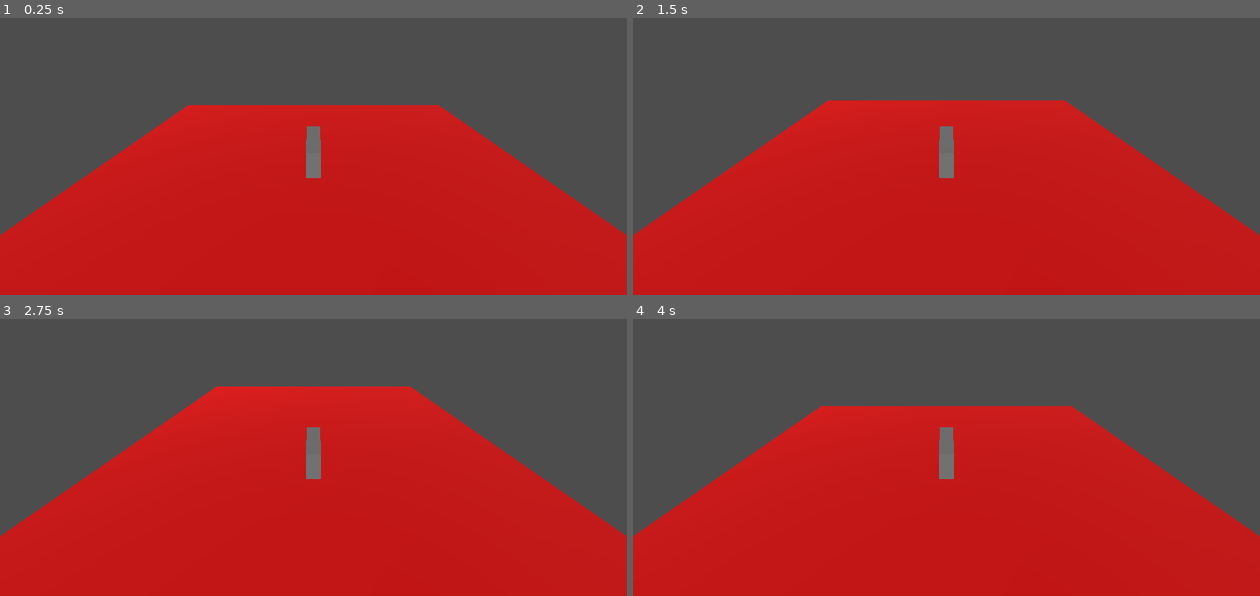
Above: before the commit, frames 1-4 (two rows, left to right).
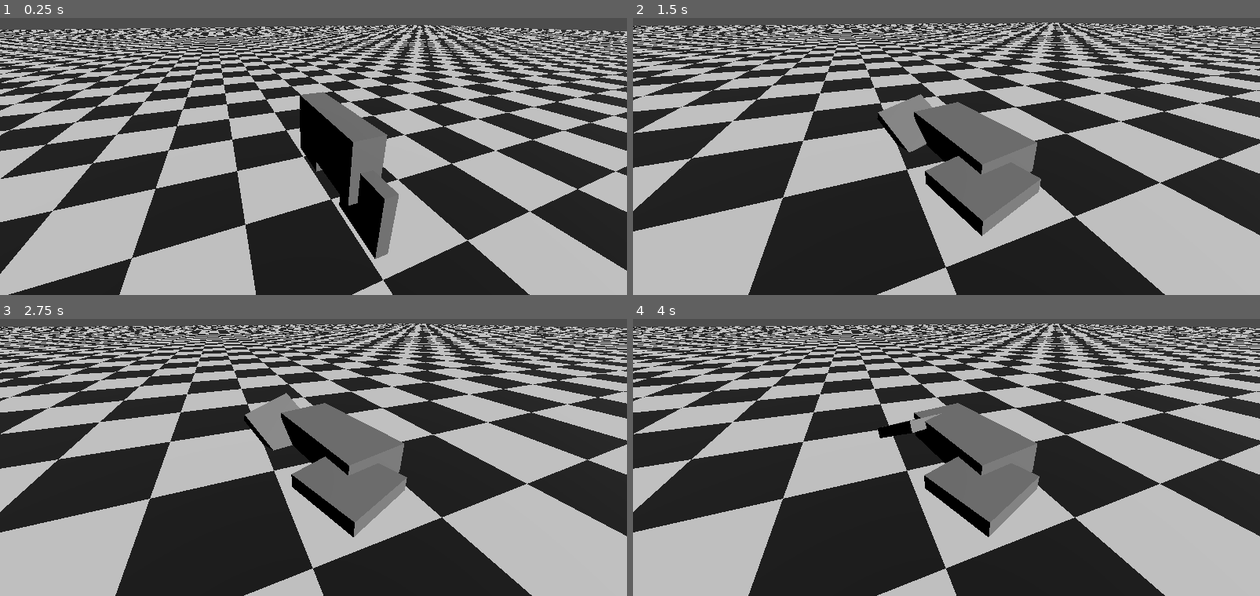
Above: after the commit, the same moments.

Repository: studentkrisk/scooter-game
Game: Godot game, scene res://world.tscn
Two runs of this game, one before a commit and one after it. Both use one fixed random seed, a clock stepped at 60 frames per second and the inputs below.
Inputs:
- Up to frame 1 (0.25 s): no input
- Up to frame 2 (1.5 s): hold D (right) 0.53-1.28 s; hold S (down) from 1.28 s (still down)
- Up to frame 3 (2.75 s): release S (down) at 2.03 s; hold D (right) from 2.03 s (still down)
- Up to frame 4 (4 s): tap Enter at 2.75 s; release D (right) at 2.78 s; hold W (up) 2.78-3.53 s; hold A (left) from 3.53 s (still down)

The runs differ from the first frame. In frame 1, 96% of the frame differs, in the area x 0-100%, y 2-100%; in frame 2, 97%; in frame 3, 97%; in frame 4, 97%, in the area x 0-100%, y 1-100%.

Commit message:
changed back to vehicle body

Diff:
--- a/player.gdshader
+++ b/checkerboard.gdshader
@@ -5,8 +5,8 @@
 }
 
 void fragment() {
-	int n = 10;
-	if ((int(round(UV.x * float(n))) % 2 == 0) == (int(round(UV.y * float(n))) % 2 == 0)) {
+	int n = 250;
+	if ((int(round(UV.x * 1.5 * float(n))) % 2 == 0) == (int(round(UV.y * float(n))) % 2 == 0)) {
 		ALBEDO = vec3(1, 1, 1);
 	} else {
 		ALBEDO = vec3(0.1, 0.1, 0.1);
--- a/player.gd
+++ b/player.gd
@@ -1,6 +1,7 @@
-extends CharacterBody3D
+extends VehicleBody3D
 
 func _process(delta):
-	velocity += -transform.basis.z * Input.get_axis("down", "up")
-	velocity *= 0.8
-	move_and_slide()
+	engine_force = Input.get_action_strength("up") * 500
+	brake = Input.get_action_strength("down") * 5
+	steering = move_toward(steering, -Input.get_axis("right", "left"), delta)
+	apply_torque(-100 * rotation.z * Vector3.FORWARD)
--- a/player.tscn
+++ b/player.tscn
@@ -1,17 +1,46 @@
-[gd_scene load_steps=4 format=3 uid="uid://kqbonxm8qgqo"]
+[gd_scene load_steps=5 format=3 uid="uid://kqbonxm8qgqo"]
 
 [ext_resource type="Script" path="res://player.gd" id="1_wjm61"]
 
-[sub_resource type="BoxMesh" id="BoxMesh_h4jdt"]
+[sub_resource type="BoxShape3D" id="BoxShape3D_scwbg"]
 size = Vector3(0.25, 0.5, 1)
 
-[sub_resource type="SphereShape3D" id="SphereShape3D_jflbq"]
+[sub_resource type="BoxMesh" id="BoxMesh_p6bkf"]
+size = Vector3(0.25, 0.5, 1)
 
-[node name="player" type="CharacterBody3D"]
+[sub_resource type="BoxMesh" id="BoxMesh_s0oa6"]
+size = Vector3(0.1, 0.5, 0.5)
+
+[node name="player" type="VehicleBody3D"]
+mass = 160.0
+center_of_mass_mode = 1
+can_sleep = false
 script = ExtResource("1_wjm61")
 
+[node name="CollisionShape3D" type="CollisionShape3D" parent="."]
+shape = SubResource("BoxShape3D_scwbg")
+
 [node name="MeshInstance3D" type="MeshInstance3D" parent="."]
-mesh = SubResource("BoxMesh_h4jdt")
+mesh = SubResource("BoxMesh_p6bkf")
 
-[node name="CollisionShape3D" type="CollisionShape3D" parent="."]
-shape = SubResource("SphereShape3D_jflbq")
+[node name="VehicleWheel3D" type="VehicleWheel3D" parent="."]
+transform = Transform3D(1, 0, 0, 0, 1, 0, 0, 0, 1, 0, -0.1, -0.5)
+use_as_traction = true
+wheel_roll_influence = 0.01
+wheel_radius = 0.2
+wheel_friction_slip = 1.1
+suspension_stiffness = 80.0
+
+[node name="MeshInstance3D" type="MeshInstance3D" parent="VehicleWheel3D"]
+mesh = SubResource("BoxMesh_s0oa6")
+
+[node name="VehicleWheel3D2" type="VehicleWheel3D" parent="."]
+transform = Transform3D(1, 0, 0, 0, 1, 0, 0, 0, 1, 0, -0.1, 0.5)
+use_as_steering = true
+wheel_roll_influence = 0.01
+wheel_radius = 0.2
+wheel_friction_slip = 1.4
+suspension_stiffness = 120.0
+
+[node name="MeshInstance3D" type="MeshInstance3D" parent="VehicleWheel3D2"]
+mesh = SubResource("BoxMesh_s0oa6")
--- a/world.tscn
+++ b/world.tscn
@@ -1,16 +1,18 @@
-[gd_scene load_steps=5 format=3 uid="uid://det7csf5xji4c"]
+[gd_scene load_steps=6 format=3 uid="uid://det7csf5xji4c"]
 
+[ext_resource type="Shader" path="res://checkerboard.gdshader" id="1_13258"]
 [ext_resource type="PackedScene" uid="uid://kqbonxm8qgqo" path="res://player.tscn" id="1_t38v4"]
 
-[sub_resource type="StandardMaterial3D" id="StandardMaterial3D_g4aqw"]
-albedo_color = Color(1, 0, 0, 1)
+[sub_resource type="ShaderMaterial" id="ShaderMaterial_5gdiu"]
+render_priority = 0
+shader = ExtResource("1_13258")
 
 [sub_resource type="BoxMesh" id="BoxMesh_n7ovl"]
-material = SubResource("StandardMaterial3D_g4aqw")
-size = Vector3(10, 0.1, 10)
+material = SubResource("ShaderMaterial_5gdiu")
+size = Vector3(100, 0.1, 100)
 
 [sub_resource type="BoxShape3D" id="BoxShape3D_f1fcd"]
-size = Vector3(10, 0.1, 10)
+size = Vector3(100, 0.1, 100)
 
 [node name="world" type="Node3D"]
 
@@ -26,7 +28,7 @@
 transform = Transform3D(0.745997, 0.179132, 0.641405, -0.590959, 0.622091, 0.513586, -0.307013, -0.762177, 0.569938, -1.02971, 0.85494, 2.08969)
 
 [node name="player" parent="." instance=ExtResource("1_t38v4")]
-transform = Transform3D(1, 0, 0, 0, 1, 0, 0, 0, 1, 0, 1, 0)
+transform = Transform3D(-1, 0, -8.74228e-08, 0, 1, 0, 8.74228e-08, 0, -1, 0, 1, 0)
 
 [node name="RemoteTransform3D" type="RemoteTransform3D" parent="player"]
 remote_path = NodePath("../../Node3D")
@@ -36,4 +38,4 @@
 transform = Transform3D(1, 0, 0, 0, 1, 0, 0, 0, 1, 0, 1, 0)
 
 [node name="Camera3D" type="Camera3D" parent="Node3D"]
-transform = Transform3D(1, 0, 0, 0, 0.91653, 0.399965, 0, -0.399965, 0.91653, 0, 2.21806, 3.64603)
+transform = Transform3D(0.929133, 0.148028, -0.338822, 0, 0.916362, 0.400349, 0.369747, -0.371977, 0.851422, -0.79, 0.928, 1.53)
